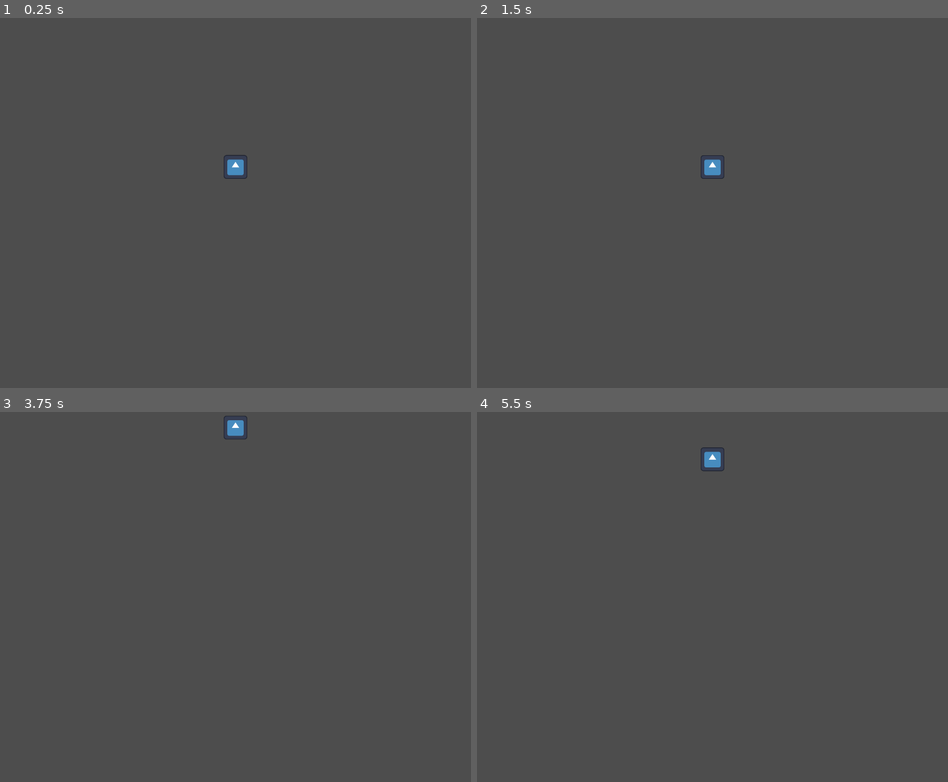
Above: before the commit, frames 1-4 (two rows, left to right).
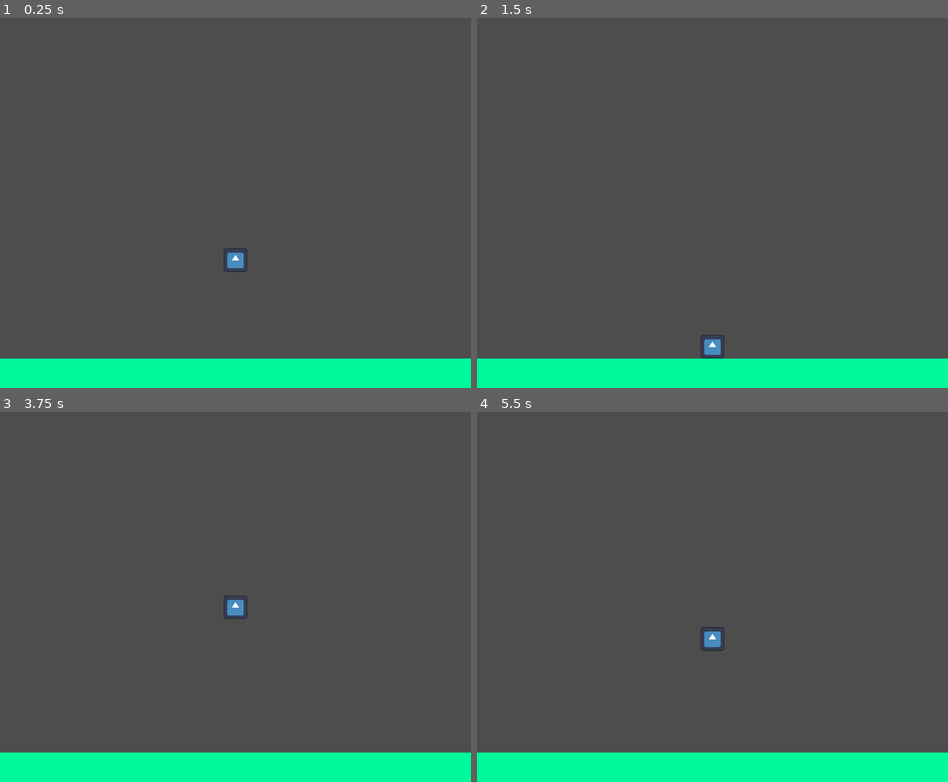
Above: after the commit, the same moments.

Repository: ArthurVayner/GameJam2026
Game: Godot game, scene res://Scenes/node_2d.tscn
Two runs of this game, one before a commit and one after it. Both use one fixed random seed, a clock stepped at 60 frames per second and the inputs below. The engine's default icon, where the game draws it, is replaced by a stand-in: a white triangle on a blue panel in a dark square.
Inputs:
- Up to frame 1 (0.25 s): no input
- Up to frame 2 (1.5 s): tap Enter (ui_accept) at 0.5 s; hold D (go_right) from 0.53 s (still down); tap W (jump) at 0.77 s
- Up to frame 3 (3.75 s): tap W (jump) at 1.52, 3.02 s; tap Enter (ui_accept) at 2, 3.5 s; release D (go_right) at 2.03 s; hold A (go_left) 2.03-2.78 s; hold D (go_right) from 2.78 s (still down)
- Up to frame 4 (5.5 s): tap W (jump) at 3.77, 4.52 s; release D (go_right) at 4.28 s; hold A (go_left) 4.28-5.03 s; tap Enter (ui_accept) at 5 s; hold D (go_right) from 5.03 s (still down)

The runs differ from the first frame. In frame 1, 8.3% of the frame differs, in the area x 0-100%, y 37-100%; in frame 2, 8.3%; in frame 3, 8.3%; in frame 4, 8.3%.

Commit message:
change platfom size to green

Diff:
--- a/Scenes/node_2d.tscn
+++ b/Scenes/node_2d.tscn
@@ -4,7 +4,7 @@
 [ext_resource type="Script" uid="uid://o7jkida1e3y1" path="res://Scenes/player.gd" id="1_v1qfn"]
 
 [sub_resource type="RectangleShape2D" id="RectangleShape2D_epeh6"]
-size = Vector2(128, 130)
+size = Vector2(8, 8)
 
 [sub_resource type="RectangleShape2D" id="RectangleShape2D_tk1el"]
 size = Vector2(160, 10)
@@ -24,7 +24,11 @@
 shape = SubResource("RectangleShape2D_epeh6")
 
 [node name="Platform" type="StaticBody2D" parent="." unique_id=1038093249]
+position = Vector2(0, 67)
+
+[node name="Polygon2D" type="Polygon2D" parent="Platform" unique_id=124411737]
+color = Color(0, 0.98039216, 0.6039216, 1)
+polygon = PackedVector2Array(-80, -5, -80, 5, 81, 5, 81, -5)
 
 [node name="CollisionShape2D" type="CollisionShape2D" parent="Platform" unique_id=884300538]
-position = Vector2(0, 67)
 shape = SubResource("RectangleShape2D_tk1el")
